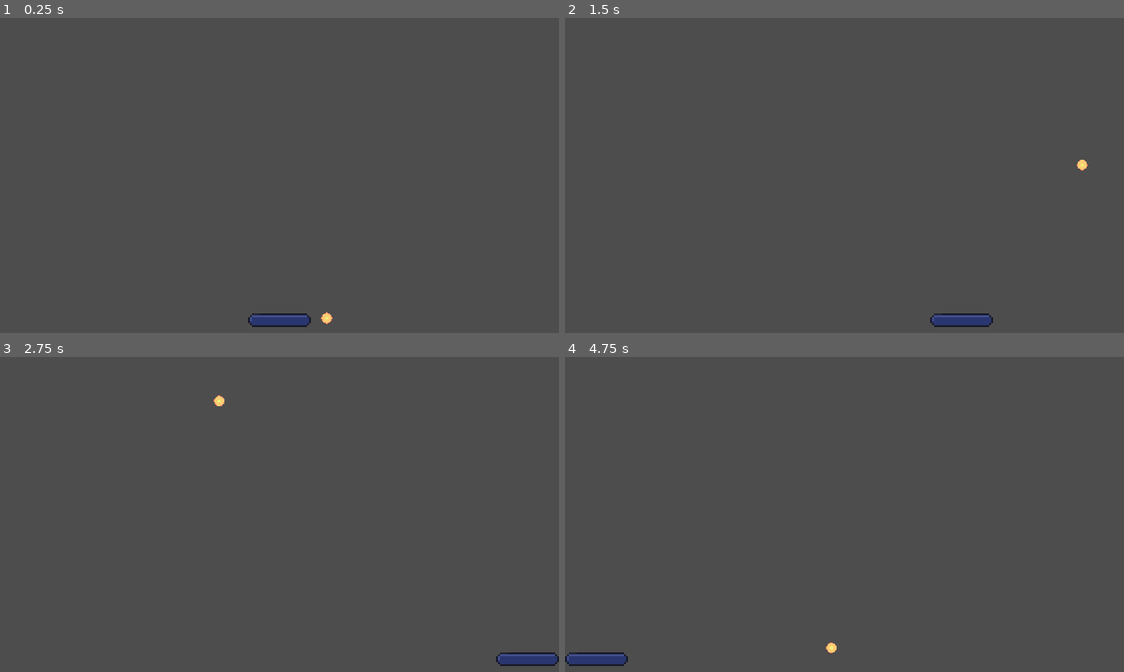
Above: before the commit, frames 1-4 (two rows, left to right).
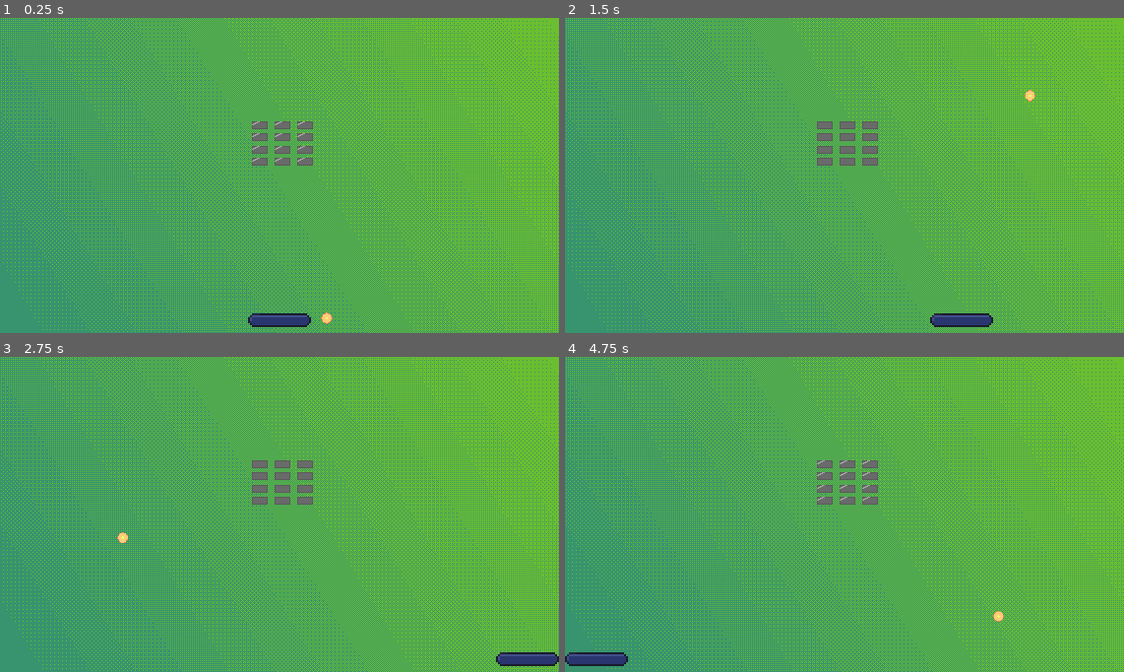
Above: after the commit, the same moments.

Repository: SaraVieira/breakout-breaking-out
Game: Godot game, scene res://level.tscn
The game is run twice, just before and just after one commit, with the same random seed, the same clock (stepped at 60 frames per second) and the same inputs.
Inputs:
- Up to frame 1 (0.25 s): no input
- Up to frame 2 (1.5 s): hold D (right) 0.53-1.28 s; hold Shift (shift) 0.53-1.28 s; hold Left (left) from 1.28 s (still down); tap Shift (shift) at 1.35 s
- Up to frame 3 (2.75 s): release Left (left) at 2.03 s; hold D (right) from 2.03 s (still down); hold Shift (shift) from 2.03 s (still down)
- Up to frame 4 (4.75 s): release Shift (shift) at 2.78 s; tap Shift (shift) at 2.85, 4.35 s; release D (right) at 3.53 s; hold Shift (shift) 3.53-4.28 s; hold Left (left) from 3.53 s (still down)

The runs differ from the first frame. In frame 1, 99% of the frame differs, in the area x 0-100%, y 0-100%; in frame 2, 99%; in frame 3, 99%; in frame 4, 99%.

Commit message:
add first blocks

Diff:
--- a/ball/ball.gd
+++ b/ball/ball.gd
@@ -14,5 +14,9 @@
 		if collision:
 			velocity = velocity.bounce(collision.get_normal())
 
+			if collision.get_collider().is_in_group("brick") and collision.get_collider().has_method("hit"):
+				collision.get_collider().hit(self)
+
+
 		if(velocity.y > 0 and velocity.y < 100):
 			velocity.y = -200
--- a/ball/ball.tscn
+++ b/ball/ball.tscn
@@ -4,9 +4,9 @@
 [ext_resource type="Script" uid="uid://8rlwrbim5pub" path="res://ball/ball.gd" id="1_pwunn"]
 
 [sub_resource type="CircleShape2D" id="CircleShape2D_3dww4"]
-radius = 6.0
+radius = 7.0
 
-[node name="Ball" type="CharacterBody2D" unique_id=1006671352]
+[node name="Ball" type="CharacterBody2D" unique_id=1006671352 groups=["ball"]]
 script = ExtResource("1_pwunn")
 
 [node name="Ball" type="Sprite2D" parent="." unique_id=433673680]
--- /dev/null
+++ b/blocks/block.gd
@@ -0,0 +1,39 @@
+class_name Block extends StaticBody2D
+@onready var sprite2d: Sprite2D = $sprite
+
+var blocks = {
+	0: {
+		"sprite": preload("uid://da2bffkkl0i1v"),
+		"hits": null,
+		"highlight_color": Color(1,1,1)
+	},
+	1: {
+		"sprite":  preload("uid://dt7bk8hxcjsd5"),
+		"hits": 2,
+		"highlight_color": Color(1,1,1)
+	}
+}
+enum BlockType {GOLD, SILVER}
+var hits = 0
+
+@export var block_type: BlockType = BlockType.SILVER
+
+# Called when the node enters the scene tree for the first time.
+func _ready() -> void:
+	var sprite = sprite2d
+	sprite.texture = blocks[block_type]["sprite"]
+	sprite.material["shader_parameter/highlight_color"] = blocks[block_type]["highlight_color"]
+
+# Called every frame. 'delta' is the elapsed time since the previous frame.
+func _process(delta: float) -> void:
+	pass
+
+
+func hit(body: Node2D) -> void:
+	if body.is_in_group("ball"):
+		if block_type == BlockType.SILVER:
+			hits += 1
+			if hits >= blocks[1]["hits"]:
+				queue_free()
+		else:
+			queue_free()
--- /dev/null
+++ b/blocks/block.tscn
@@ -0,0 +1,18 @@
+[gd_scene format=3 uid="uid://pudmlv4toc1n"]
+
+[ext_resource type="Script" uid="uid://m1lf4bexibas" path="res://blocks/block.gd" id="1_nrr8p"]
+[ext_resource type="Material" uid="uid://crhy0qpfs8mq8" path="res://highlight.tres" id="2_gxuhn"]
+[ext_resource type="Texture2D" uid="uid://da2bffkkl0i1v" path="res://blocks/gold.png" id="3_7tu1r"]
+
+[sub_resource type="RectangleShape2D" id="RectangleShape2D_j7hor"]
+size = Vector2(16, 8)
+
+[node name="Block" type="StaticBody2D" unique_id=1551541139 groups=["brick"]]
+script = ExtResource("1_nrr8p")
+
+[node name="collision" type="CollisionShape2D" parent="." unique_id=815896847]
+shape = SubResource("RectangleShape2D_j7hor")
+
+[node name="sprite" type="Sprite2D" parent="." unique_id=1236371151]
+material = ExtResource("2_gxuhn")
+texture = ExtResource("3_7tu1r")
--- /dev/null
+++ b/blocks/pixel-highlight.gdshader
@@ -0,0 +1,65 @@
+// 2D Pixel Art Highlight Shader
+// Creates a crisp pixel line of a given size that periodically glides over the sprite.
+//
+// You must supply the texture_size uniform with the size of the texture in the sprite.
+// Use a negative speed for flipping the direction.
+shader_type canvas_item;
+
+uniform vec4 highlight_color: source_color = vec4(1.0, 1.0, 1.0, 1.0); // Color of the highlight (alpha scales the strength)
+uniform float size_effect: hint_range(1.0, 10.0, 1.0) = 1.0; // Size of the effect in pixel units
+uniform float speed = 1; // Effect speed
+uniform float highlight_strength: hint_range(-4.0, 4.0, 0.05) = 0.5; // Strength of the highlight
+uniform float angle_degrees: hint_range(0.0, 360.0, 1.0) = 45.0; // Travel direction of the effect (0 = left to right, 90 = top to bottom)
+uniform float pause_duration = 0.5; // Pause duration between cycles
+uniform vec2 texture_size = vec2(16, 16); // Texture size in pixels (e.g., vec2(16.0, 16.0) for a 16x16 texture)
+
+void fragment() {
+    // Set up base parameters
+    vec4 old_color = COLOR;
+    float time = TIME * abs(speed); // Absolute time for both positive and negative speeds
+    float effect_cycle_duration = 1.0 + pause_duration; // Total time for one cycle and pause
+    float mod_time = mod(time, effect_cycle_duration); // Current time within the cycle
+
+    // Handle the pause
+    float progress = mod_time / 1.0; // Normalize mod_time for active duration only
+
+    if (mod_time > 1.0) {
+        progress = 1.0; // Hold the highlight at the last position during the pause
+    }
+
+    // Reverse the direction if speed is negative
+    if (speed < 0.0) {
+        progress = 1.0 - progress; // Reverse progress when speed is negative
+    }
+
+    // Direction the highlight travels in; the band itself is perpendicular to it
+    float angle = radians(angle_degrees);
+    vec2 direction = vec2(cos(angle), sin(angle));
+
+    // Snap the UV coordinates to the pixel grid, then work in pixel units
+    vec2 pixel_size_uv = vec2(1.0) / texture_size;
+    vec2 snapped_uv = floor(UV / pixel_size_uv) * pixel_size_uv;
+    vec2 pixel_position = snapped_uv * texture_size;
+
+    // Project the pixel onto the travel direction
+    float position_value = dot(pixel_position, direction);
+
+    // Project the whole texture rect onto the travel direction to get the sweep range
+    float sweep_start = min(direction.x, 0.0) * texture_size.x + min(direction.y, 0.0) * texture_size.y;
+    float sweep_length = abs(direction.x) * texture_size.x + abs(direction.y) * texture_size.y;
+
+    // Calculate the current position of the highlight, padded so it fully enters and exits
+    float half_size = size_effect / 2.0;
+    float current_position = mix(sweep_start - half_size, sweep_start + sweep_length + half_size, progress);
+
+    // Set the lower and upper bounds for the highlight effect
+    float effect_lower_bound = current_position - half_size;
+    float effect_upper_bound = current_position + half_size;
+
+    // Use step to create crisp boundaries for the effect
+    float effect_distance = step(effect_lower_bound, position_value) - step(effect_upper_bound, position_value);
+
+    // Blend the picked color in wherever the band covers the pixel
+    float blend = effect_distance * highlight_strength * highlight_color.a;
+    COLOR.rgb = mix(old_color.rgb, highlight_color.rgb, vec3(blend));
+}
--- /dev/null
+++ b/highlight.tres
@@ -0,0 +1,13 @@
+[gd_resource type="ShaderMaterial" format=3 uid="uid://crhy0qpfs8mq8"]
+
+[ext_resource type="Shader" uid="uid://b1prri7afrnlu" path="res://blocks/pixel-highlight.gdshader" id="1_v3sl7"]
+
+[resource]
+shader = ExtResource("1_v3sl7")
+shader_parameter/highlight_color = Color(1, 1, 1, 1)
+shader_parameter/size_effect = 2.0
+shader_parameter/speed = 1.0
+shader_parameter/highlight_strength = 0.4000000655652798
+shader_parameter/angle_degrees = 45.0
+shader_parameter/pause_duration = 0.5
+shader_parameter/texture_size = Vector2(16, 16)
--- a/level.tscn
+++ b/level.tscn
@@ -1,7 +1,9 @@
 [gd_scene format=3 uid="uid://c74v02w3r1hho"]
 
+[ext_resource type="Texture2D" uid="uid://ugbkll4yy42s" path="res://assets/bg1.png" id="1_0b4ue"]
 [ext_resource type="PackedScene" uid="uid://bvcj2ysc0hb7n" path="res://paddle/paddle.tscn" id="1_u52ul"]
 [ext_resource type="PackedScene" uid="uid://w26oe3yuumdn" path="res://ball/ball.tscn" id="2_vonw3"]
+[ext_resource type="PackedScene" uid="uid://pudmlv4toc1n" path="res://blocks/block.tscn" id="4_f2txt"]
 
 [sub_resource type="RectangleShape2D" id="RectangleShape2D_3dww4"]
 size = Vector2(12, 320)
@@ -16,6 +18,9 @@
 size = Vector2(599.75, 20)
 
 [node name="Level" type="Node2D" unique_id=236007469]
+
+[node name="Sprite2D" type="Sprite2D" parent="." unique_id=1122461114]
+texture = ExtResource("1_0b4ue")
 
 [node name="Paddle" parent="." unique_id=1137321319 instance=ExtResource("1_u52ul")]
 position = Vector2(0, 47)
@@ -43,3 +48,39 @@
 [node name="bottom" type="CollisionShape2D" parent="Walls" unique_id=1559717168]
 position = Vector2(4, 171)
 shape = SubResource("RectangleShape2D_jo3g4")
+
+[node name="Block" parent="." unique_id=474475886 instance=ExtResource("4_f2txt")]
+position = Vector2(3, -51)
+
+[node name="Block2" parent="." unique_id=91275464 instance=ExtResource("4_f2txt")]
+position = Vector2(-20, -51)
+
+[node name="Block3" parent="." unique_id=1807932046 instance=ExtResource("4_f2txt")]
+position = Vector2(26, -51)
+
+[node name="Block4" parent="." unique_id=1108792579 instance=ExtResource("4_f2txt")]
+position = Vector2(3, -39)
+
+[node name="Block5" parent="." unique_id=880338790 instance=ExtResource("4_f2txt")]
+position = Vector2(-20, -39)
+
+[node name="Block6" parent="." unique_id=1361720597 instance=ExtResource("4_f2txt")]
+position = Vector2(26, -39)
+
+[node name="Block7" parent="." unique_id=1294697934 instance=ExtResource("4_f2txt")]
+position = Vector2(3, -26)
+
+[node name="Block8" parent="." unique_id=1199455511 instance=ExtResource("4_f2txt")]
+position = Vector2(-20, -26)
+
+[node name="Block9" parent="." unique_id=1127999749 instance=ExtResource("4_f2txt")]
+position = Vector2(26, -26)
+
+[node name="Block10" parent="." unique_id=767652446 instance=ExtResource("4_f2txt")]
+position = Vector2(3, -14)
+
+[node name="Block11" parent="." unique_id=1695385981 instance=ExtResource("4_f2txt")]
+position = Vector2(-20, -14)
+
+[node name="Block12" parent="." unique_id=2141928201 instance=ExtResource("4_f2txt")]
+position = Vector2(26, -14)
--- a/project.godot
+++ b/project.godot
@@ -22,6 +22,11 @@
 window/size/initial_position_type=3
 window/stretch/mode="canvas_items"
 window/stretch/scale_mode="integer"
+
+[global_group]
+
+ball=""
+brick=""
 
 [input]
 
Binary file added: assets/bg1.png
Not shown, added: assets/bg1.png.import
Binary file added: assets/silver.aseprite
Not shown, added: blocks/block.gd.uid
Binary file added: blocks/gold.png
Not shown, added: blocks/gold.png.import
Not shown, added: blocks/pixel-highlight.gdshader.uid
Binary file added: blocks/silver.png
Not shown, added: blocks/silver.png.import
